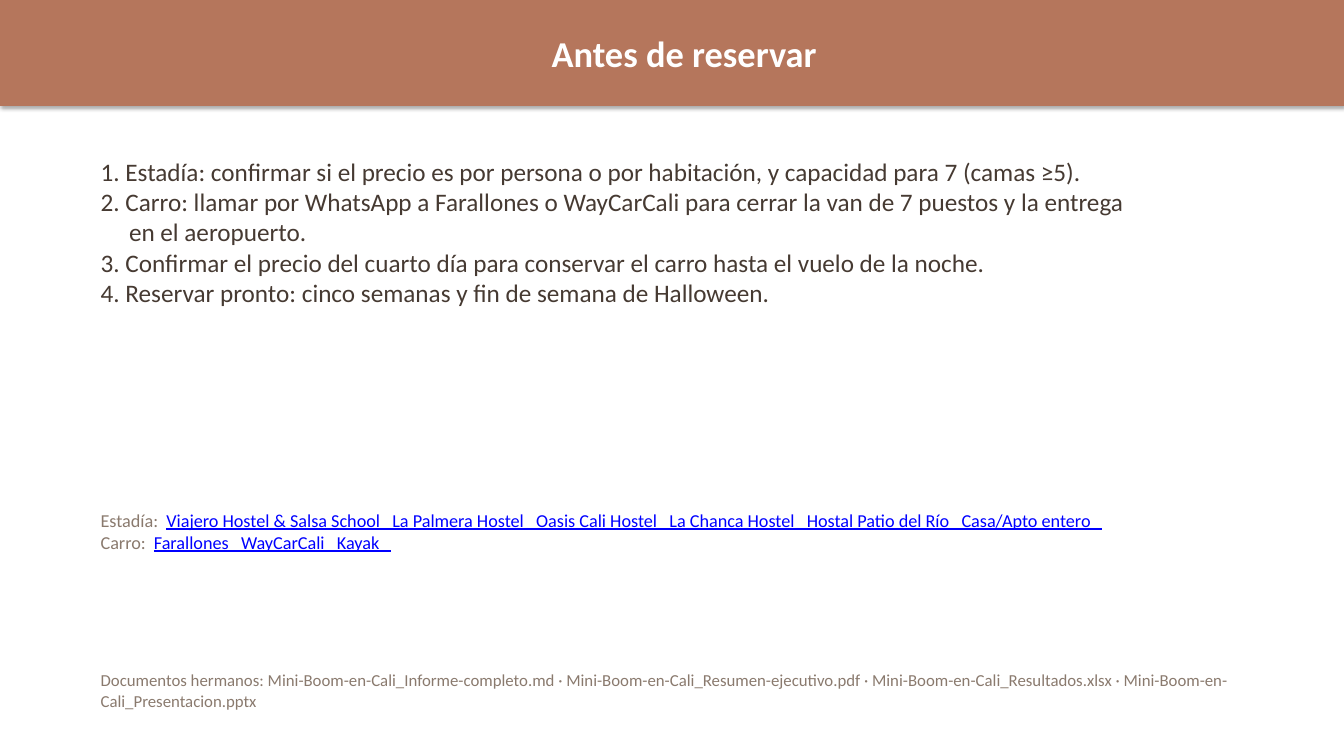
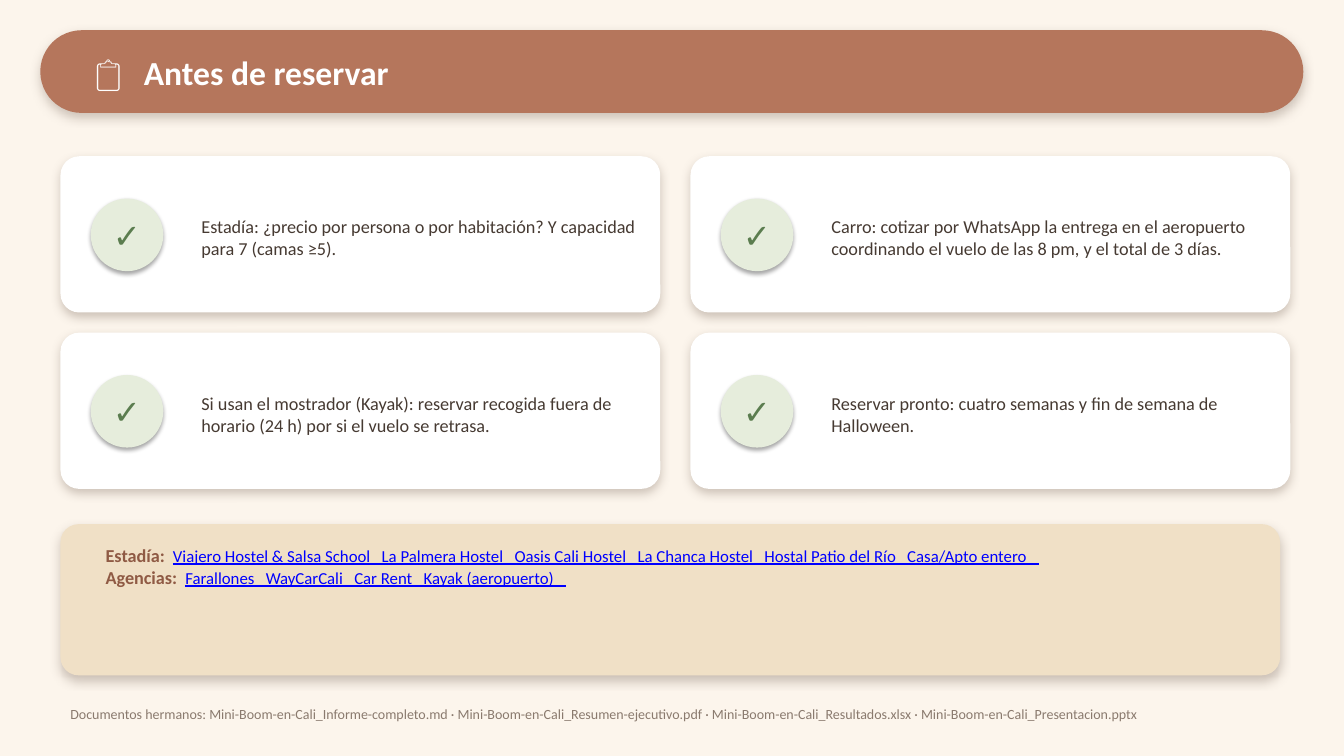
Before and after one commit to ClearNote97/paseo-mini-boom-en-cali, a slide deck: slide 11 of output/Mini-Boom-en-Cali_Presentacion.pptx (slide 10 before the commit). Drawn at 1344x756 pixels with LibreOffice and Linux fonts; fonts in the diff are those of the drawing. Boxes give left, top, right and bottom in pixels: in the first picture for what was removed or moved away, otherwise in the second. Text is boxed around its words. In the diff, an @@ line names an element or a change of style, - is before the commit and + after.

Commit message:
Mini-Boom en Cali v2: planeacion nocturna + rediseno visual homologado
- Movilidad reajustada al nuevo vuelo (ida 6pm, llega 8pm del 30): recomendado carro de agencia local que entrega coordinando el vuelo (cuadra con la llegada de noche); el mostrador de aeropuerto es mas barato pero cierra 10pm. Total recomendado Viajero + carro local ~$452k pp.

- Vehiculos: tabla de 7 puestos unificada a total de 3 dias con columna Por persona; Captiva Turbo (Farallones) corregida a ~$1.2M; locales (Fortuner, Montero, WayCarCali) + Kayak, con indicador de si cuadran con la llegada.

- Rediseno visual: sistema de tarjetas redondeadas con sombras suaves y paleta calida, luego calmado (colores unificados, sin figuras decorativas); emojis de criterio como ayuda visual; banderas en tarjeta.

- Estandar visual homologado a los 4 documentos (PDF con tarjetas/pildoras y recomendacion destacada; Excel y Markdown con emojis consistentes).

- Decision registrada en docs/bitacora-decisiones.md (D-004).

```diff
--- a/output/Mini-Boom-en-Cali_Presentacion.pptx
+++ b/output/Mini-Boom-en-Cali_Presentacion.pptx
@@ background #FFFFFF to #FCF5EC @@
@@ rounded rectangle added at (x1=40, y1=30, x2=1304, y2=113), fill #B5765C @@
@@ text "📋 Antes de reservar" moved from (x1=0, y1=0, x2=1344, y2=106) to (x1=144, y1=61, x2=389, y2=85) @@
@@ text "📋 Antes de reservar" at (x1=144, y1=61, x2=389, y2=85): fill #B5765C to none; shadow off @@
@@ text at (x1=144, y1=61, x2=389, y2=85): text changed; size 26 to 24 pt @@
-Antes de reservar
+📋 Antes de reservar
@@ rounded rectangle added at (x1=60, y1=156, x2=660, y2=313), fill #FFFFFF @@
@@ text removed at (x1=101, y1=163, x2=1123, y2=306) @@
-1. Estadía: confirmar si el precio es por persona o por habitación, y capacidad para 7 (camas ≥5).
-2. Carro: llamar por WhatsApp a Farallones o WayCarCali para cerrar la van de 7 puestos y la entrega
-en el aeropuerto.
-3. Confirmar el precio del cuarto día para conservar el carro hasta el vuelo de la noche.
-4. Reservar pronto: cinco semanas y fin de semana de Halloween.
@@ rounded rectangle added at (x1=691, y1=156, x2=1291, y2=313), fill #FFFFFF @@
@@ ellipse added at (x1=91, y1=199, x2=163, y2=271), fill #E6EDDC, 24 pt, text #5B7D4F @@
+✓
@@ ellipse added at (x1=721, y1=199, x2=793, y2=271), fill #E6EDDC, 24 pt, text #5B7D4F @@
+✓
@@ text added at (x1=201, y1=220, x2=635, y2=258), 13 pt, text #463A32 @@
+Estadía: ¿precio por persona o por habitación? Y capacidad para 7 (camas ≥5).
@@ text added at (x1=831, y1=220, x2=1245, y2=258), 13 pt, text #463A32 @@
+Carro: cotizar por WhatsApp la entrega en el aeropuerto coordinando el vuelo de las 8 pm, y el total de 3 días.
@@ rounded rectangle added at (x1=60, y1=333, x2=660, y2=489), fill #FFFFFF @@
@@ rounded rectangle added at (x1=691, y1=333, x2=1291, y2=489), fill #FFFFFF @@
@@ ellipse added at (x1=91, y1=375, x2=163, y2=448), fill #E6EDDC, 24 pt, text #5B7D4F @@
+✓
@@ ellipse added at (x1=721, y1=375, x2=793, y2=448), fill #E6EDDC, 24 pt, text #5B7D4F @@
+✓
@@ text added at (x1=201, y1=397, x2=612, y2=435), 13 pt, text #463A32 @@
+Si usan el mostrador (Kayak): reservar recogida fuera de horario (24 h) por si el vuelo se retrasa.
@@ text added at (x1=831, y1=397, x2=1218, y2=432), 13 pt, text #463A32 @@
+Reservar pronto: cuatro semanas y fin de semana de Halloween.
@@ rounded rectangle added at (x1=60, y1=524, x2=1280, y2=676), fill #F0E0C6 @@
@@ text "Estadía: Viajero Hostel & Salsa ..." moved from (x1=101, y1=514, x2=1091, y2=552) to (x1=106, y1=549, x2=1026, y2=587) @@
@@ text at (x1=106, y1=549, x2=1026, y2=565): size 13 to 12 pt in "Viajero Hostel & Salsa School La Palmera ..."; text colour #8A7A6E to #8F5A44, bold on in "Estadía:" @@
@@ text at (x1=106, y1=571, x2=554, y2=587): text changed; size 13 to 12 pt @@
-Carro: Farallones WayCarCali Kayak
+Agencias: Farallones WayCarCali Car Rent Kayak (aeropuerto)
@@ text "Documentos hermanos: Mini-Boom-en-Cali_Informe-completo.md · ..." moved from (x1=101, y1=674, x2=1228, y2=710) to (x1=70, y1=709, x2=1137, y2=722) @@
@@ text "Documentos hermanos: Mini-Boom-en-Cali_Informe-completo.md · ..." at (x1=70, y1=709, x2=1137, y2=722): size 12 to 10 pt @@
```
Also in this commit, not shown: 5 other slides changed, 5 slides added, 4 slides removed, 5 other files.
